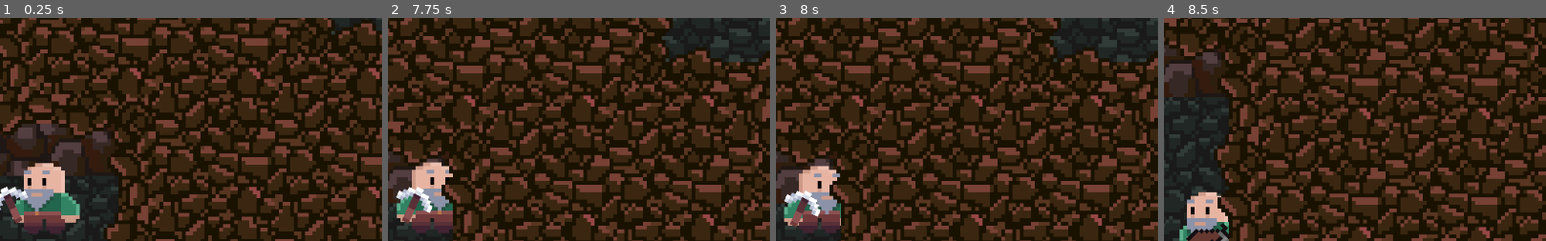
Above: before the commit, frames 1-4 (left to right).
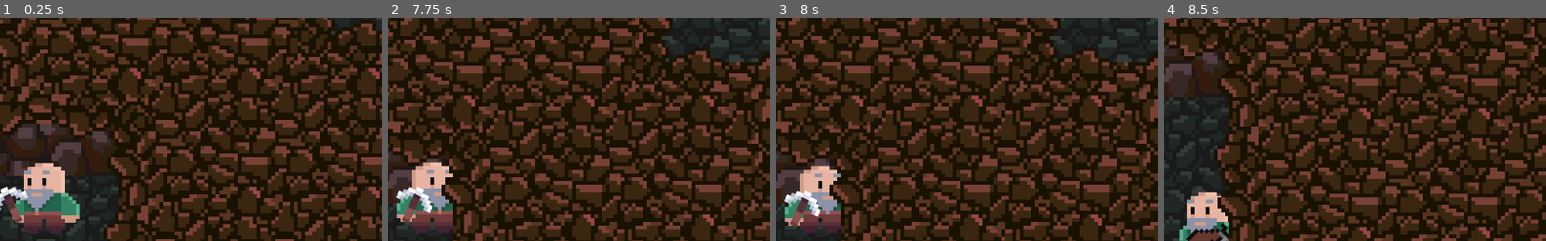
Above: after the commit, the same moments.

Repository: AyUpItsAli/Gunthers-Grotto-Coursework
Game: Godot game, scene res://World/Level/Level.tscn
The game is run twice, just before and just after one commit, with the same random seed, the same clock (stepped at 60 frames per second) and the same inputs.
Inputs (mouse positions are % of the whole screen's width and height, from its top left):
- Up to frame 1 (0.25 s): no input
- Up to frame 2 (7.75 s): tap Enter at 0.5 s; move the mouse to (45, 70) at 0.52 s; hold 3 (equip_dynamite) 0.53-1.28 s; hold W (move_up) 0.53-2.03 s; move the mouse to (80, 65) at 1.27 s; tap 1 (equip_pickaxe) at 1.35, 4.35, 7.35 s; move the mouse to (20, 35) at 2.02 s; hold 2 (equip_revolver) 2.03-2.78 s; hold A (move_left) 2.03-3.53 s; move the mouse to (55, 50) at 2.77 s; click (55, 50) at 2.85 s; move the mouse to (35, 25) at 3.52 s; hold S (move_down) 3.53-4.28 s; hold 3 (equip_dynamite) 3.53-4.28 s; move the mouse to (72, 45) at 4.27 s; hold D (move_right) 4.28-5.03 s; move the mouse to (30, 55) at 5.02 s; hold W (move_up) 5.03-5.78 s; hold 2 (equip_revolver) 5.03-5.78 s; move the mouse to (60, 28) at 5.77 s; hold D (move_right) from 5.78 s (still down); click (60, 28) at 5.85 s; move the mouse to (45, 70) at 6.52 s; hold 3 (equip_dynamite) 6.53-7.28 s; move the mouse to (80, 65) at 7.27 s
- Up to frame 3 (8 s): keep holding D (move_right)
- Up to frame 4 (8.5 s): move the mouse to (20, 35) at 8.02 s; release D (move_right) at 8.03 s; hold S (move_down) from 8.03 s (still down); hold 2 (equip_revolver) from 8.03 s (still down)
The pictures show only the part of the screen within x 44-94%, y 10-60%; the shares and areas given below are measured in that part.

Frames 1-2 are identical in both runs. In frame 3, 0.3% of the frame differs, in the area x 2-17%, y 66-97%; in frame 4, nothing differs.

Commit message:
Fixed: Gaps in cave walls.
Made the first IF statement in the place_wall_in_corner() method more specific. It now requires the below and to the left and the below and to the right neighbours to be rock tiles, on top of just the below neighbour. This fixes a bug where, in some situations, there were gaps showing due to the wrong wall tile being placed.

Diff:
--- a/World/Level/WallsLayer.gd
+++ b/World/Level/WallsLayer.gd
@@ -42,13 +42,16 @@
 	# Check tiles around this tile
 	# Store whether these tiles are rock or not
 	var below = is_tile_rock(corner_x, corner_y+1)
+	var below_left = is_tile_rock(corner_x-1, corner_y+1)
+	var below_right = is_tile_rock(corner_x+1, corner_y+1)
 	var left = is_tile_rock(corner_x-1, corner_y)
 	var right = is_tile_rock(corner_x+1, corner_y)
 	var above_left = is_tile_rock(corner_x-1, corner_y-1)
 	var above_right = is_tile_rock(corner_x+1, corner_y-1)
 
 	# If there is rock below this tile
-	if below:
+	# Also check diagonally to the left and right
+	if below and below_left and below_right:
 		# If both neighbours are empty,
 		# Confirm that there is rock above the two neighbours
 		if not (left or right) and (above_left and above_right):
